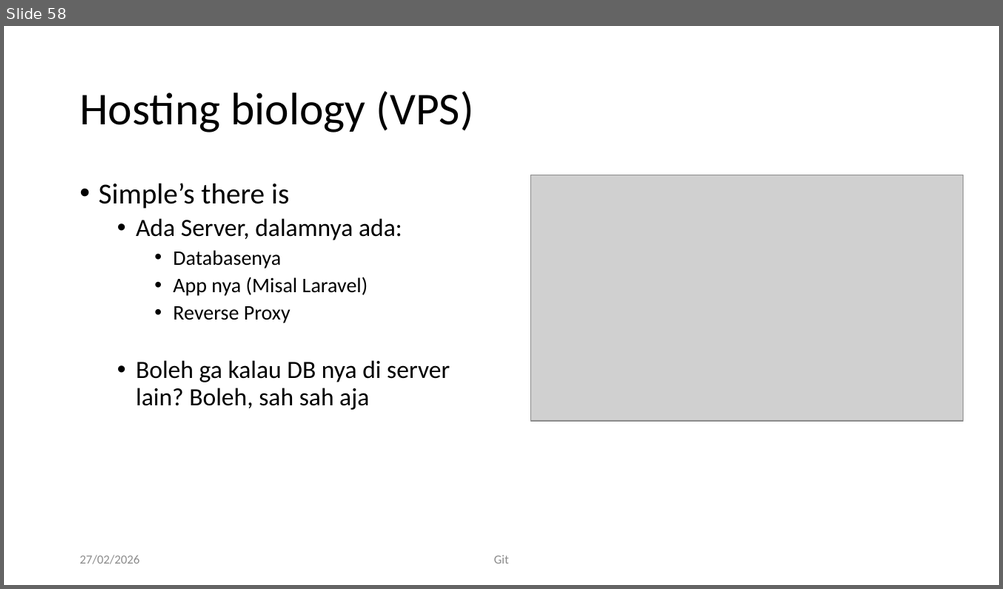
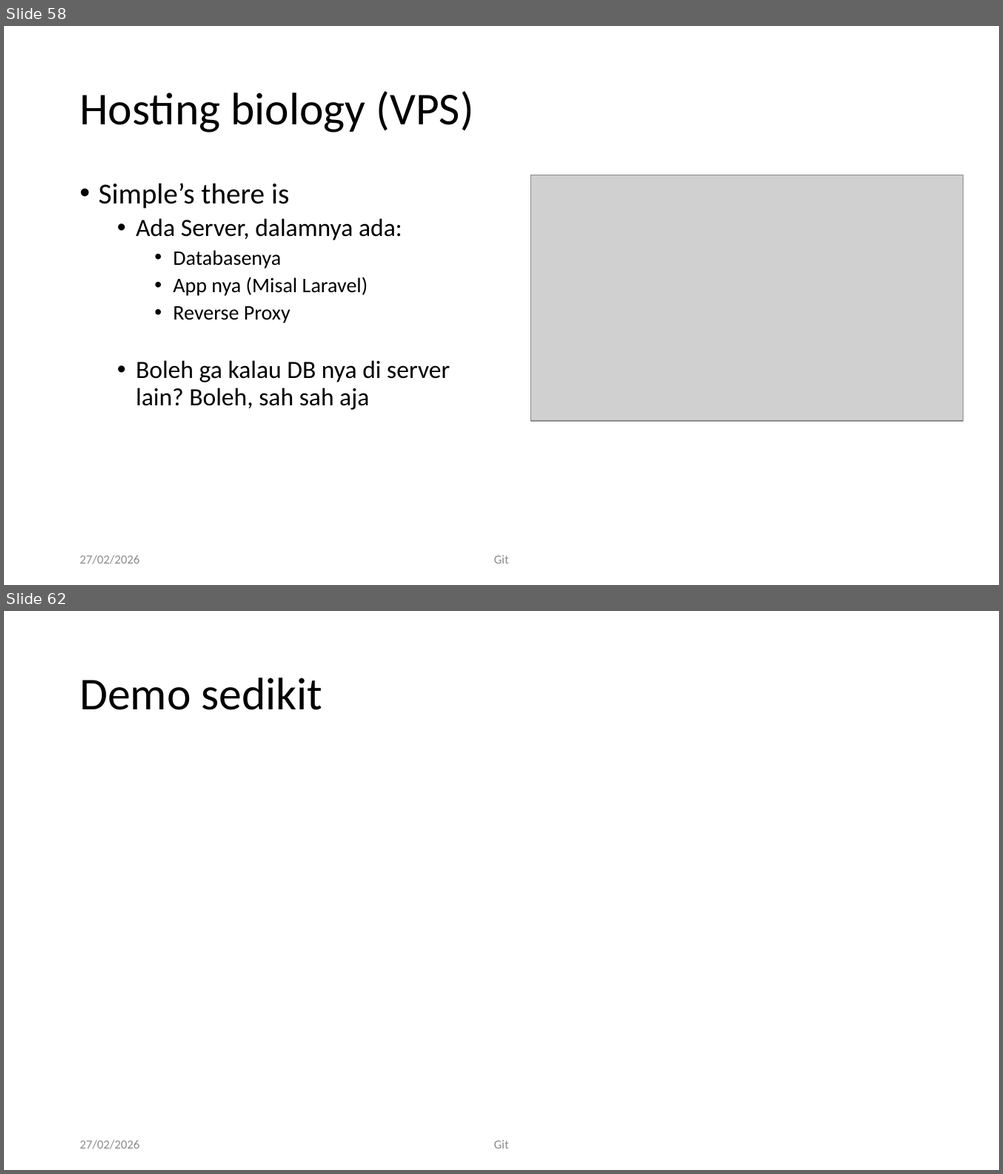
Before and after one commit to RayWP/training-uajy, a slide deck: Part 1 Git/Git-art of source control.pptx. Shown one above the other, each under a label of ours: slide 58 before the commit, slides 58 and 62 after it; the slides between them are not shown. The pictures are 1003x589 and 1003x1174 pixels, drawn with LibreOffice and Linux fonts; fonts in the diff are those of the drawing; grey boxes stand for pictures; background and template pictures are left out. Boxes give left, top, right and bottom in pixels: in the first picture for what was removed or moved away, otherwise in the second. Text is boxed around its words. In the diff, an @@ line names an element or a change of style, - is before the commit and + after.

```diff
--- a/Part 1 Git/Git-art of source control.pptx
+++ b/Part 1 Git/Git-art of source control.pptx
@@ slide 62 added at box(4, 611, 999, 1170), background #FFFFFF @@
@@ title added at box(79, 678, 322, 710), 44 pt, text #000000 @@
+Demo sedikit
@@ text added at box(79, 1140, 139, 1150), 12 pt, text #8C8C8C @@
+27/02/2026
@@ text added at box(494, 1140, 509, 1149), 12 pt, text #8C8C8C @@
+Git
```
Also in this commit, not shown: 2 slides changed, 2 other slides added.
